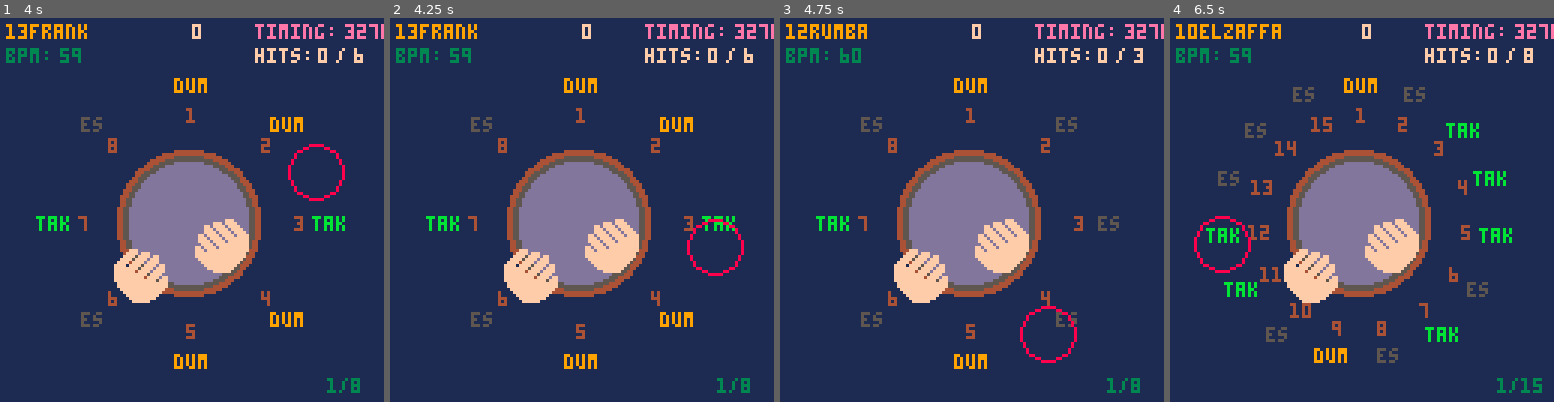
Above: before the commit, frames 1-4 (left to right).
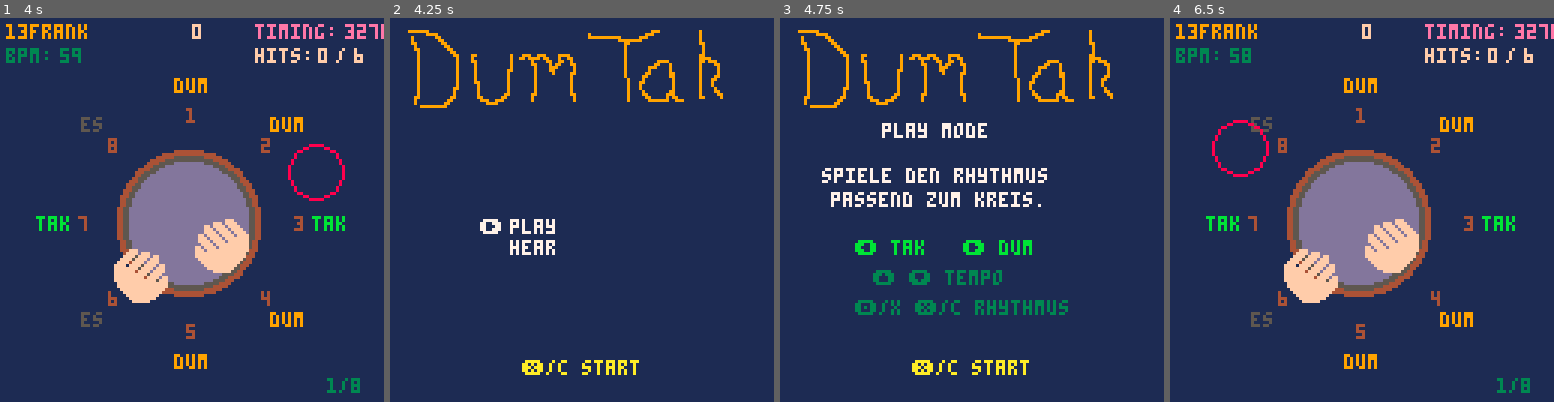
Above: after the commit, the same moments.

Repository: fpiesik/my_pico8-carts
Game: PICO-8 cartridge music/dumtak.p8
The game is run twice, just before and just after one commit, with the same random seed, the same clock (stepped at 60 frames per second) and the same inputs.
Inputs:
- Up to frame 1 (4 s): tap X (X key) at 0.33, 1.07, 1.85, 2.97 s; tap O (Z key) at 0.7, 1.7, 2.1, 2.5, 2.9, 3.3, 3.7 s; hold Right 1.6-2.1 s; hold Up 2.15-2.42 s; hold Right 2.47-3.03 s; hold Left 3.08-3.58 s; hold Down 3.63-3.97 s
- Up to frame 2 (4.25 s): hold Right from 4.02 s (still down); tap X (X key) at 4.08 s; tap O (Z key) at 4.1 s
- Up to frame 3 (4.75 s): tap O (Z key) at 4.5 s; release Right at 4.68 s; hold Up from 4.73 s (still down)
- Up to frame 4 (6.5 s): tap O (Z key) every 0.4 s from 4.9 to 6.1 s; release Up at 5.03 s; hold Left 5.08-5.68 s; tap X (X key) at 5.2, 6.32 s; hold Down 5.73-6.03 s; hold Right from 6.08 s (still down)

Frame 1 is identical in both runs. In frame 2, 19% of the frame differs, in the area x 1-100%, y 1-98%; in frame 3, 21%; in frame 4, 5.6%.

Commit message:
Add dumtak menu shortcut

Diff:
--- a/music/dumtak.p8
+++ b/music/dumtak.p8
@@ -25,6 +25,12 @@
 end
 
 function _update60()
+	if (gst==gsidx["hear"] or gst==gsidx["play"]) and btn(4) and btn(5) then
+		gst=gsidx["menu"]
+		sfx(-1)
+		music(-1)
+		return
+	end
 	if gst==gsidx["menu"] then
 		menu:upd()
 	elseif gst==gsidx["intro"] then
